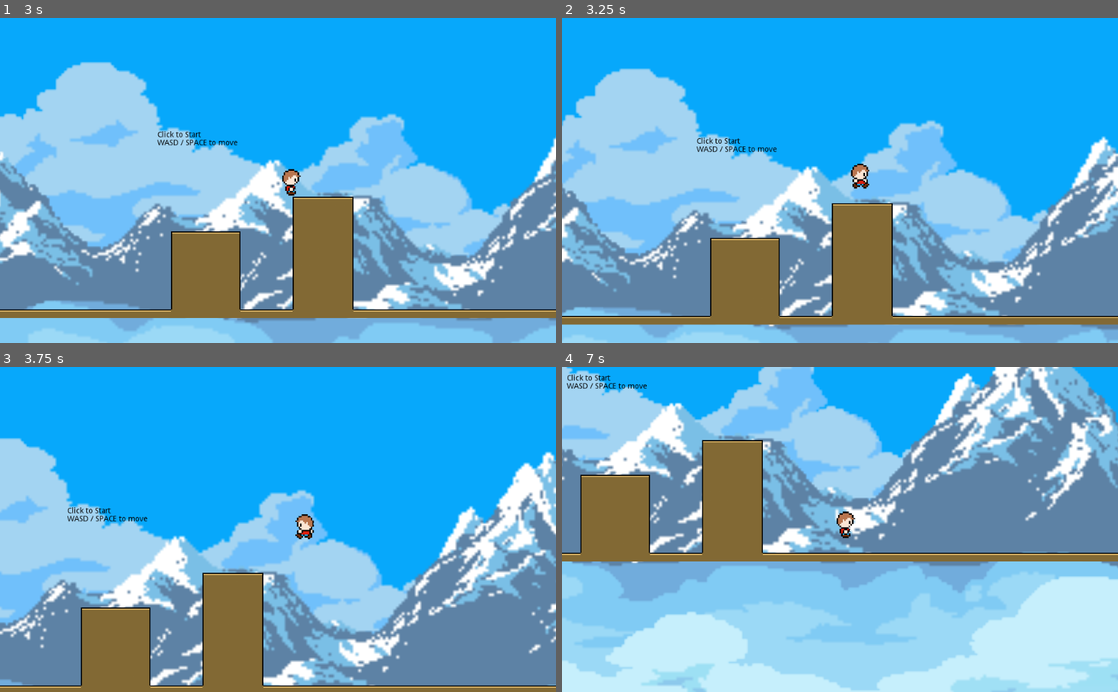
Above: before the commit, frames 1-4 (two rows, left to right).
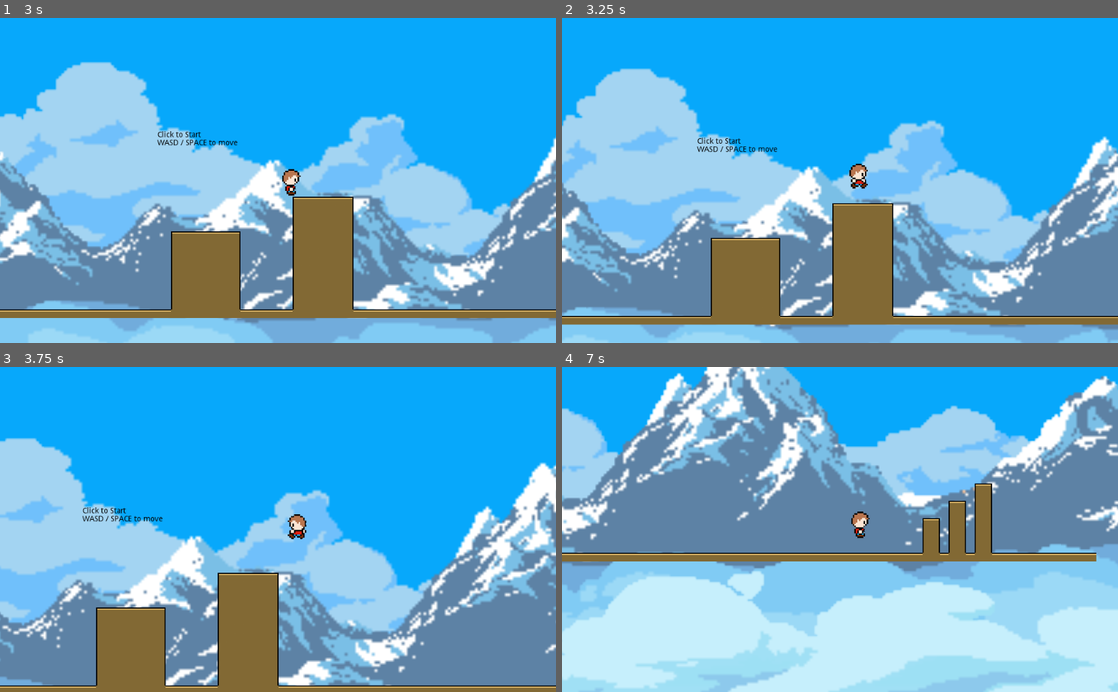
Above: after the commit, the same moments.

Repository: rexjallen/testWebGame
Game: Godot game, scene res://Assets/City.tscn
The game is run twice, just before and just after one commit, with the same random seed, the same clock (stepped at 60 frames per second) and the same inputs.
Inputs:
- Up to frame 1 (3 s): tap Enter every 0.75 s from 0.5 to 2.75 s; hold D (ui_right) 0.53-1.28 s; tap Space (jump) at 0.77, 1.52 s; hold A (ui_left) 1.28-2.03 s; hold D (ui_right) from 2.03 s (still down)
- Up to frame 2 (3.25 s): keep holding D (ui_right); tap Space (jump) at 3.02 s
- Up to frame 3 (3.75 s): tap Enter at 3.5 s; release D (ui_right) at 3.53 s; hold A (ui_left) from 3.53 s (still down)
- Up to frame 4 (7 s): tap Space (jump) at 3.77, 4.52, 6.02, 6.77 s; tap Enter at 4.25 s; release A (ui_left) at 5.78 s; hold D (ui_right) from 5.78 s (still down)

Frame 1 is identical in both runs. In frame 2, 3.8% of the frame differs, in the area x 0-100%, y 15-95%; in frame 3, 23%; in frame 4, 63%, in the area x 0-100%, y 0-100%.

Commit message:
Character now stops walking when against a vertical wall.  Re-exported project

Diff:
--- a/Char.gd
+++ b/Char.gd
@@ -5,7 +5,7 @@
 # var a = 2
 # var b = "text"
 export var jumpStrength = 125
-export var maxSpeed = 500
+export var maxSpeed = 200
 export var acceleration = 200
 export var deceleration = 100
 
@@ -56,34 +56,16 @@
 				velocity.x = maxSpeed*movement_input
 	elif abs(velocity.x) > deceleration*delta:
 		velocity.x -= sign(velocity.x)*deceleration*delta
-#		print("stopping")
 	else:
-		$AnimatedSprite.stop()
-		velocity.x = 0
-#		print("stopped")
+		_stop_walking()
 
-	#get left/right input
-#	if Input.is_action_pressed(("ui_left")):
-#		movement_norm.x = -1
-#		#animate
-#		$AnimatedSprite.play("walk")
-#	elif Input.is_action_pressed("ui_right"):
-#		movement_norm.x = 1
-#		#animate
-#		$AnimatedSprite.play("walk")
-#	else:
-#		movement_norm.x = 0
-#	#accelrate left or right
-#	if (abs(movement_norm.x) > 0) and abs(movement.x) < maxSpeed :
-#		movement.x += movement_norm.x*acceleration*delta
-#	elif(abs(movement_norm.x) > 0) :
-#		movement.x = movement.normalized().x*maxSpeed
-#	else:
-#		#slow Down
-#		if abs(movement.x) > abs((-movement.normalized().x)*deceleration*delta):
-#			movement.x += (-movement.normalized().x)*deceleration*delta
-#		else:
-#			movement.x = 0
-#			$AnimatedSprite.stop()
+	if(velocity.length() > 0):
+		self.move_and_slide(velocity)
+		for i in self.get_slide_count():
+			var collision = self.get_slide_collision(i)
+			if abs(collision.get_normal().x) == 1:
+				_stop_walking()
 
-	self.move_and_slide(velocity)
+func _stop_walking():
+	$AnimatedSprite.stop()
+	velocity.x = 0
Not shown, changed: Release/index.pck
